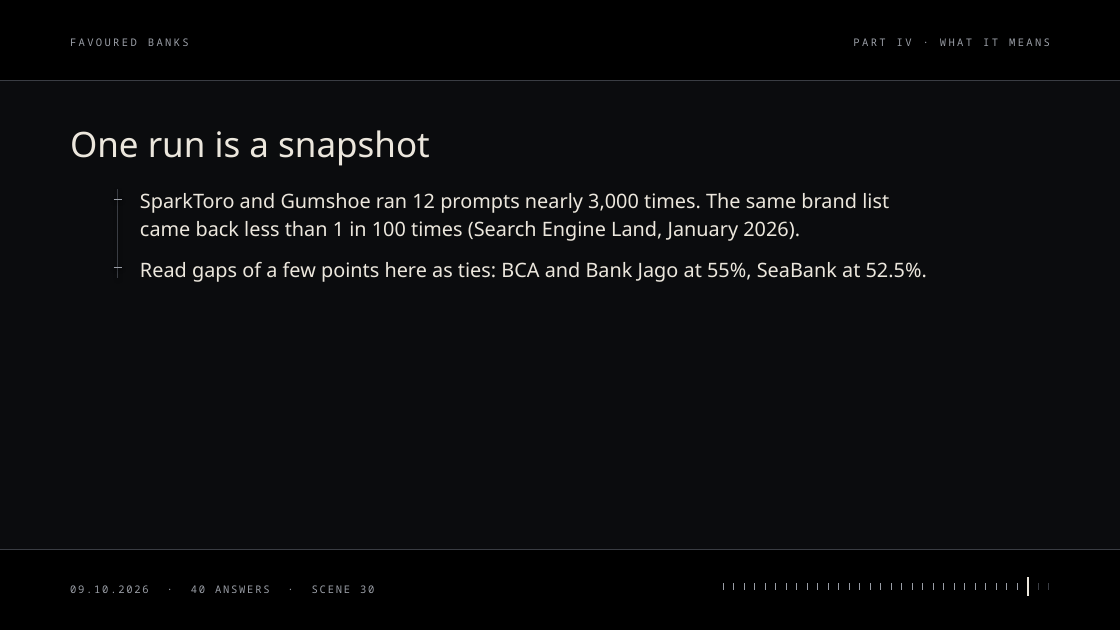
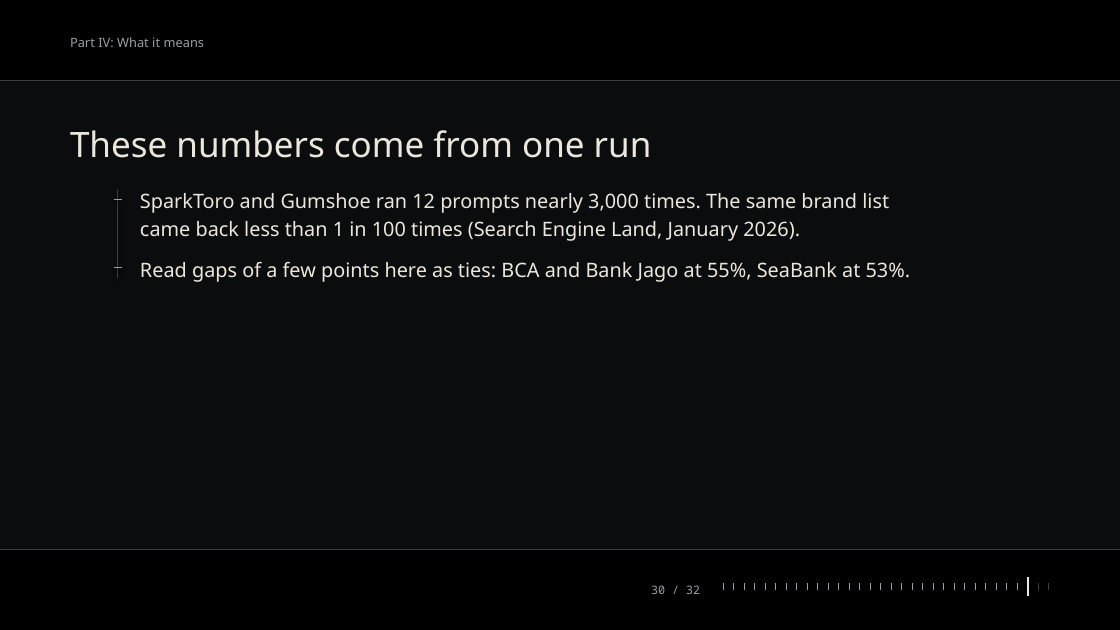
Before and after one commit to rgmwnn/geo-bank-visibility, a slide deck: slide 30 of deck/out/favoured-banks.pptx. Drawn at 1120x630 pixels with LibreOffice and Linux fonts; fonts in the diff are those of the drawing. Boxes give left, top, right and bottom in pixels: in the first picture for what was removed or moved away, otherwise in the second. Text is boxed around its words. In the diff, an @@ line names an element or a change of style, - is before the commit and + after.

```diff
--- a/deck/out/favoured-banks.pptx
+++ b/deck/out/favoured-banks.pptx
@@ text at [70,37,205,47]: text changed; size 9 to 11 pt; font Noto Sans Mono to Noto Sans @@
-PART IV · WHAT IT MEANS
+Part IV: What it means
@@ text removed at [70,38,189,46] @@
-FAVOURED BANKS
@@ text at [70,130,652,158]: text changed @@
-One run is a snapshot
+These numbers come from one run
@@ text at [140,262,911,282]: text changed @@
-Read gaps of a few points here as ties: BCA and Bank Jago at 55%, SeaBank at 52.5%.
+Read gaps of a few points here as ties: BCA and Bank Jago at 55%, SeaBank at 53%.
@@ text removed at [70,585,374,593] @@
-09.10.2026 · 40 ANSWERS · SCENE 30
@@ text added at [651,585,700,594], 10 pt, text #9A9EA6 @@
+30 / 32
```
Also in this commit, not shown: 31 other slides changed, 7 other files.
